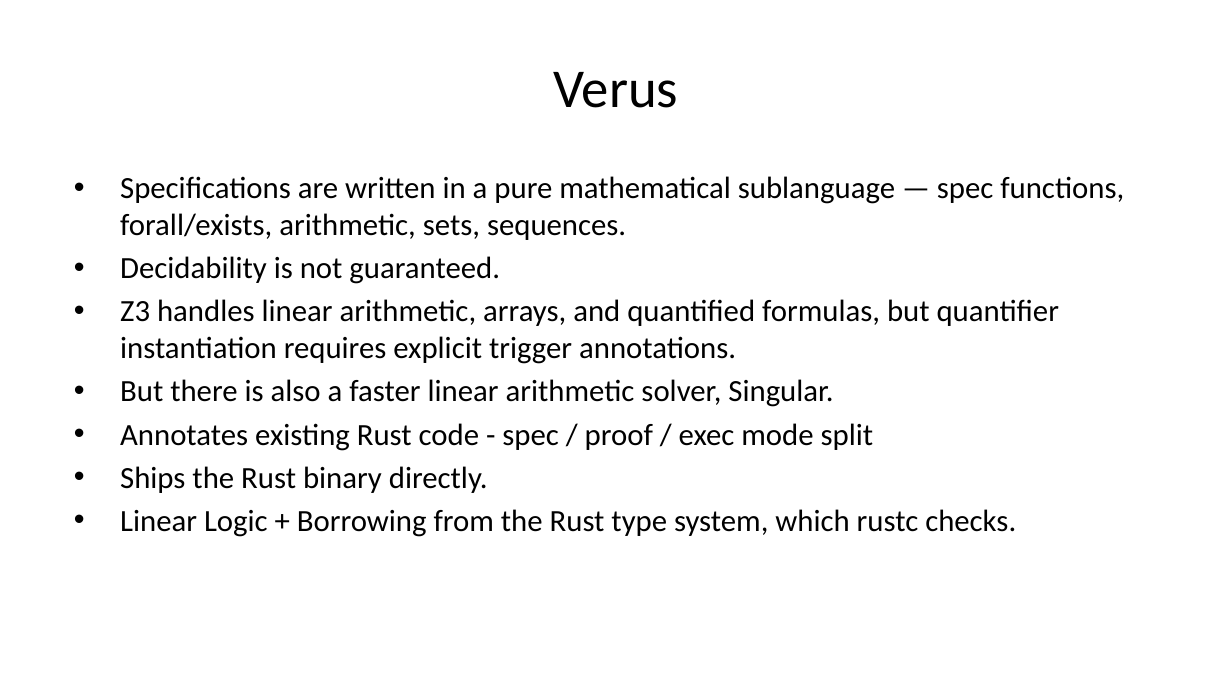
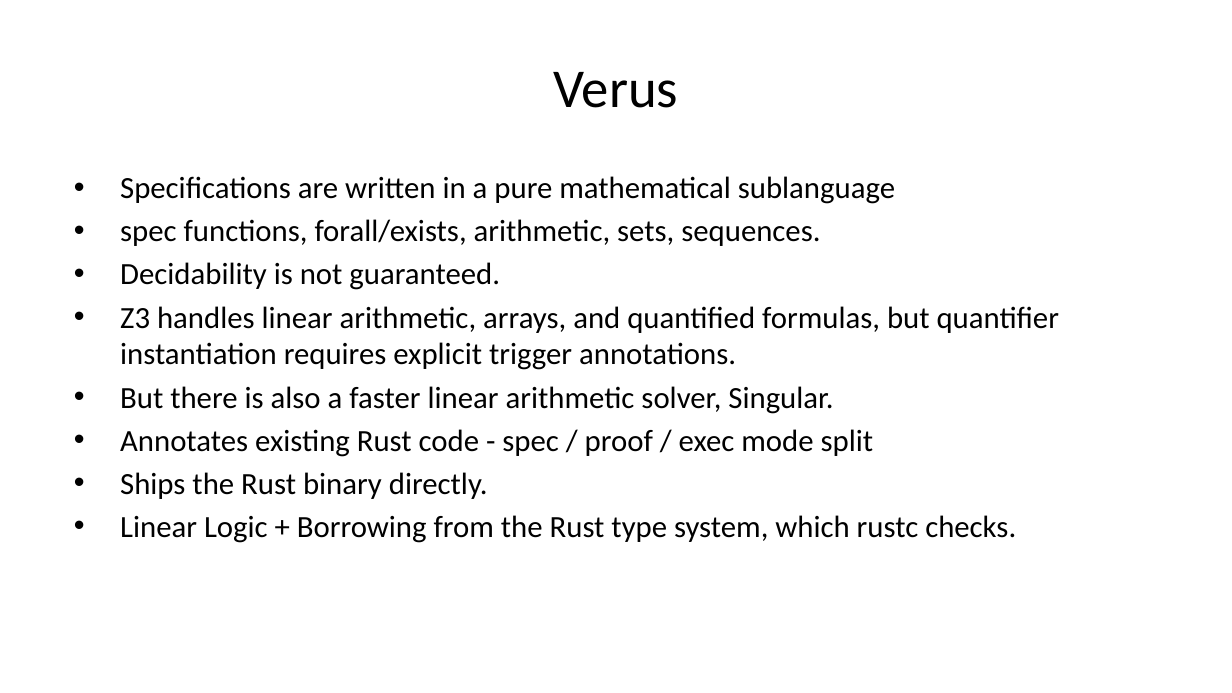
Before and after one commit to briangmilnes/APAS-VERUS, a slide deck: slide 17 of lectures/slidesMSR.pptx. Drawn at 1232x693 pixels with LibreOffice and Linux fonts; fonts in the diff are those of the drawing. Boxes give left, top, right and bottom in pixels: in the first picture for what was removed or moved away, otherwise in the second. Text is boxed around its words. In the diff, an @@ line names an element or a change of style, - is before the commit and + after.

```diff
--- a/lectures/slidesMSR.pptx
+++ b/lectures/slidesMSR.pptx
@@ text at (120,176,895,246): text changed @@
-• Specifications are written in a pure mathematical sublanguage — spec functions, forall/exists, arithmetic, sets, sequences.
+• Specifications are written in a pure mathematical sublanguage
+• spec functions, forall/exists, arithmetic, sets, sequences.
```
Also in this commit, not shown: 18 other slides changed, 1 slide added, 1 other file.
